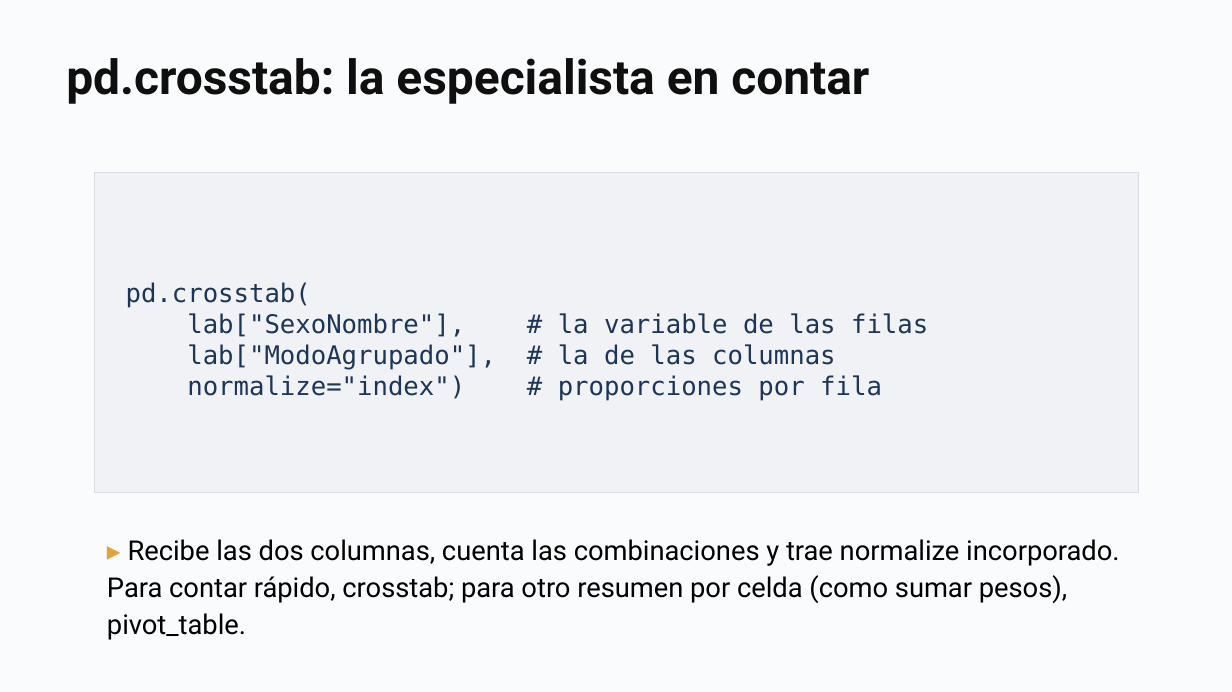
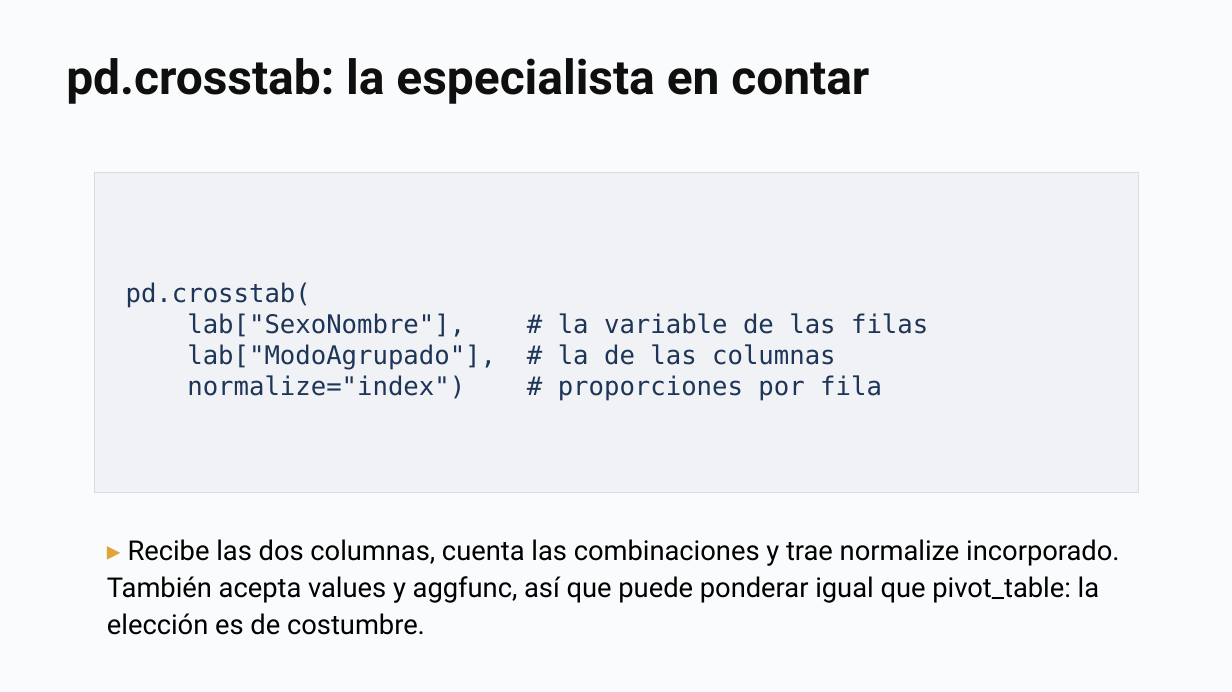
Before and after one commit to daniopitz/diplomado-cdd, a slide deck: slide 33 of presentaciones/clase03_eda_bivariado.pptx. Drawn at 1232x692 pixels with LibreOffice and Linux fonts; fonts in the diff are those of the drawing. Boxes give left, top, right and bottom in pixels: in the first picture for what was removed or moved away, otherwise in the second. Text is boxed around its words. In the diff, an @@ line names an element or a change of style, - is before the commit and + after.

```diff
--- a/presentaciones/clase03_eda_bivariado.pptx
+++ b/presentaciones/clase03_eda_bivariado.pptx
@@ text at (107,539,1119,635): text changed @@
-▸ Recibe las dos columnas, cuenta las combinaciones y trae normalize incorporado. Para contar rápido, crosstab; para otro resumen por celda (como sumar pesos), pivot_table.
+▸ Recibe las dos columnas, cuenta las combinaciones y trae normalize incorporado. También acepta values y aggfunc, así que puede ponderar igual que pivot_table: la elección es de costumbre.
```
Also in this commit, not shown: 2 other slides changed, 3 other files.
